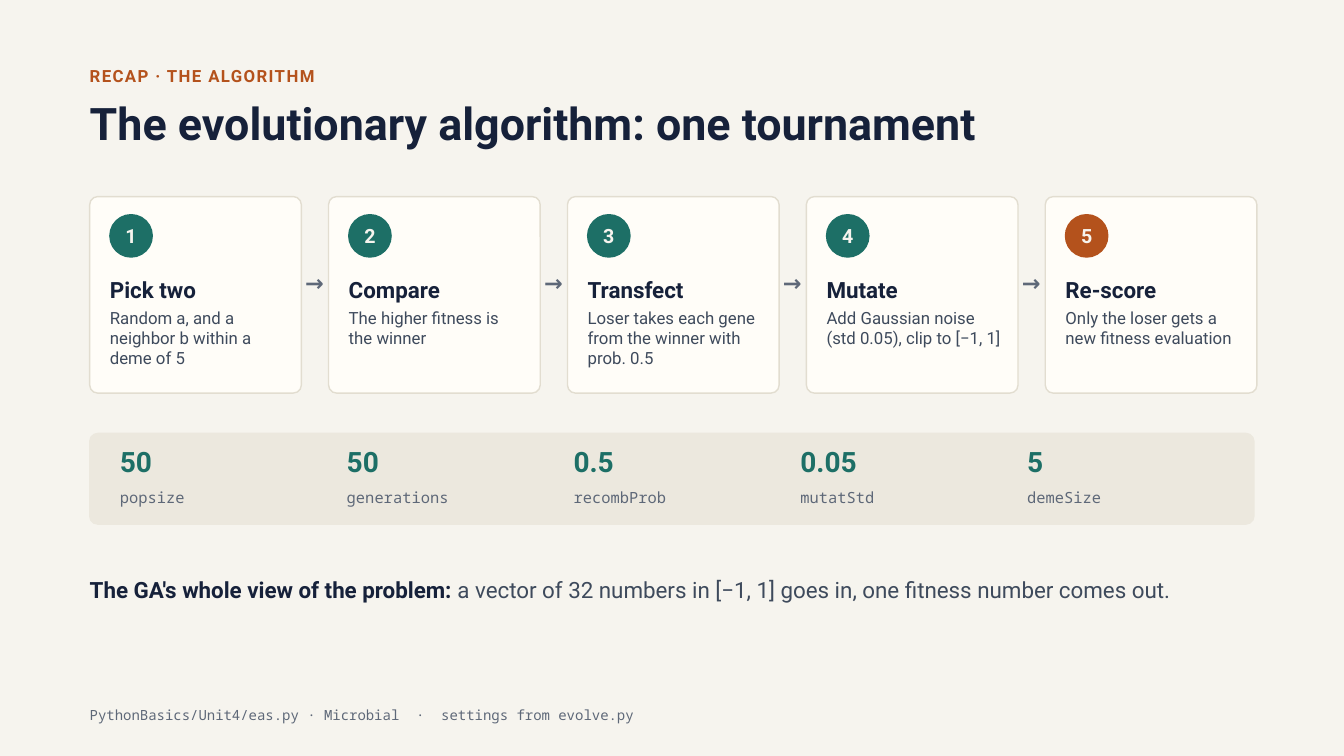
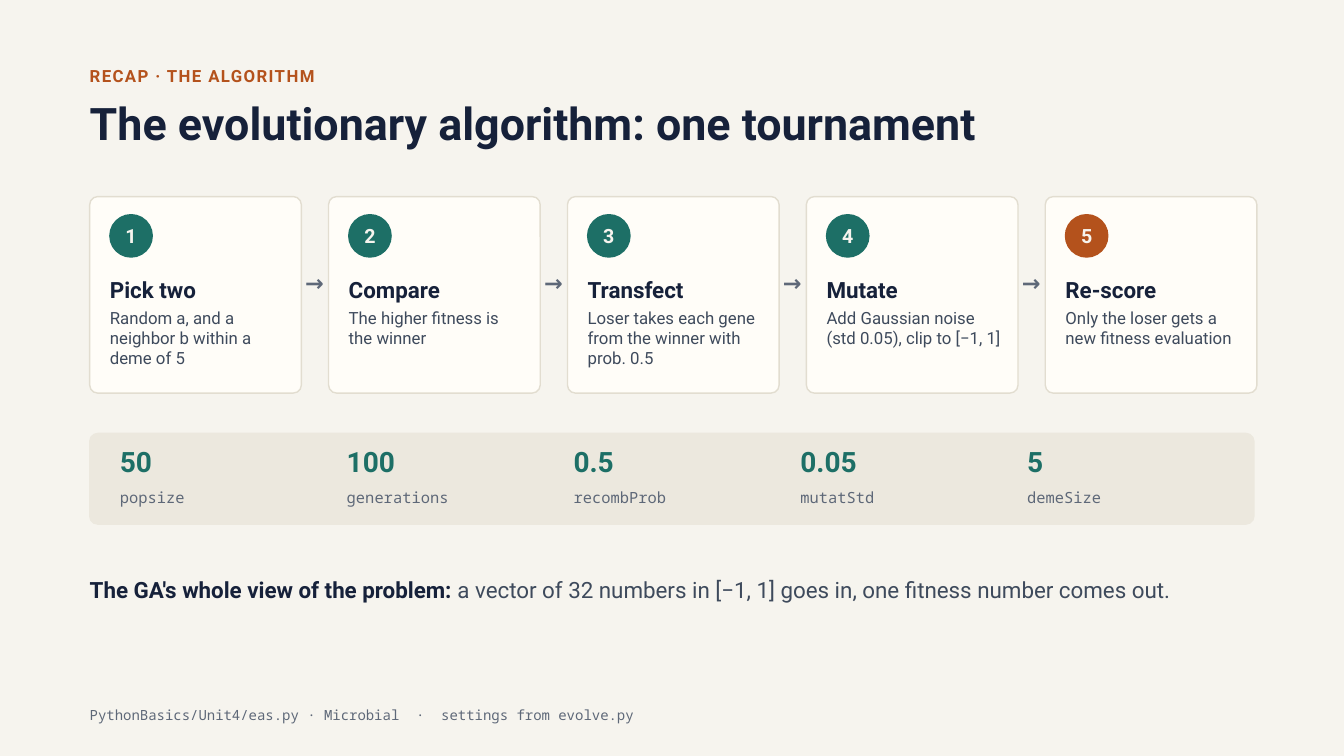
Before and after one commit to edizquierdo/ECE497_Fall2026, a slide deck: slide 4 of PythonBasics/Unit4/L4 Demos.pptx. Drawn at 1344x756 pixels with LibreOffice and Linux fonts; fonts in the diff are those of the drawing. Boxes give left, top, right and bottom in pixels: in the first picture for what was removed or moved away, otherwise in the second. Text is boxed around its words. In the diff, an @@ line names an element or a change of style, - is before the commit and + after.

```diff
--- a/PythonBasics/Unit4/L4 Demos.pptx
+++ b/PythonBasics/Unit4/L4 Demos.pptx
@@ text at box(347, 452, 395, 473): text changed @@
-50
+100
```
Also in this commit, not shown: 8 other slides changed, 5 other files.
